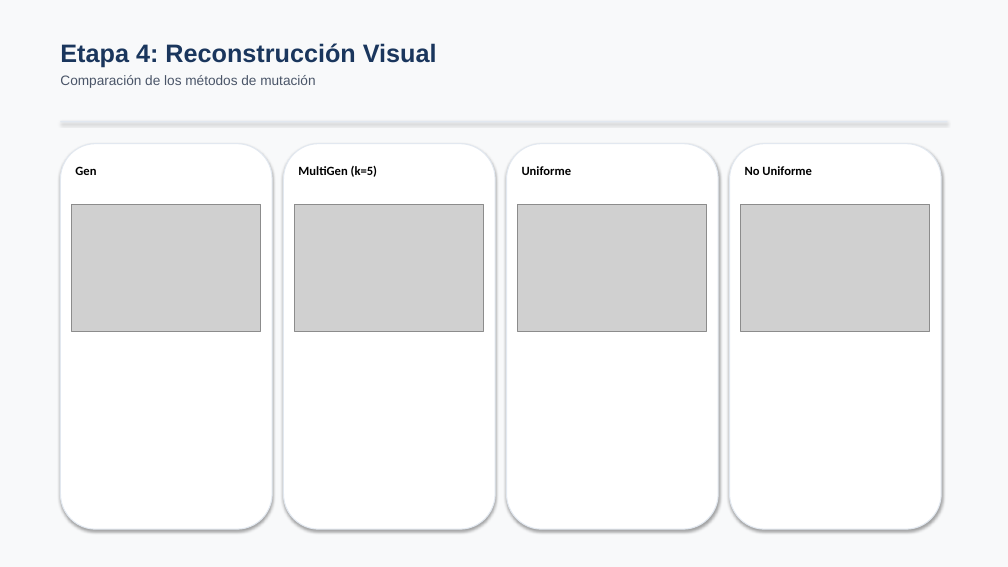
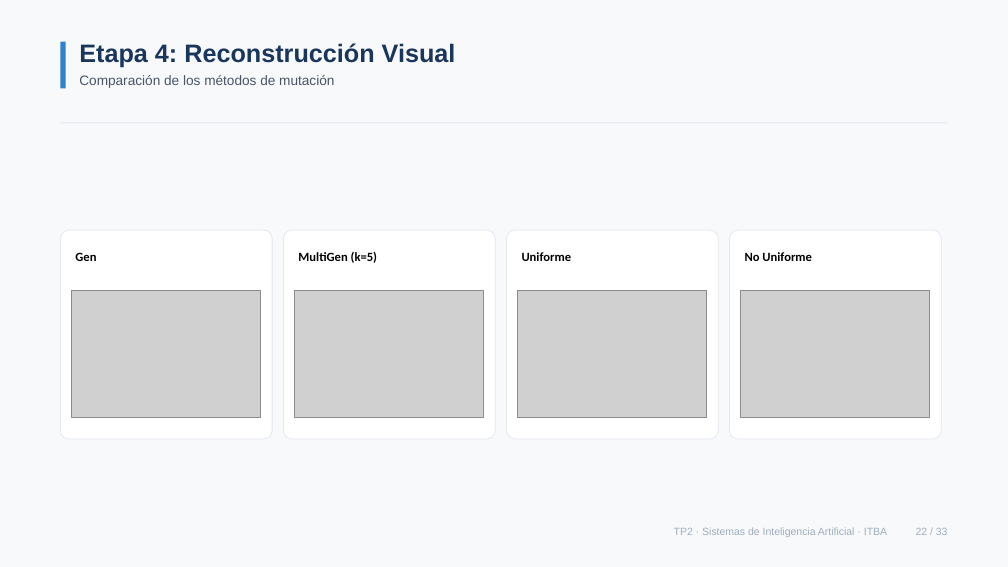
Before and after one commit to cgarros33/sia-tp2, a slide deck: slide 22 of docs/presentacion/presentacion_tp2.pptx. Drawn at 1008x567 pixels with LibreOffice and Linux fonts; fonts in the diff are those of the drawing; grey boxes stand for pictures. Boxes give left, top, right and bottom in pixels: in the first picture for what was removed or moved away, otherwise in the second. Text is boxed around its words. In the diff, an @@ line names an element or a change of style, - is before the commit and + after.

```diff
--- a/docs/presentacion/presentacion_tp2.pptx
+++ b/docs/presentacion/presentacion_tp2.pptx
@@ rectangle at [0, 0, 1008, 567]: shadow off @@
@@ rectangle added at [60, 42, 66, 88], fill #3182CE @@
@@ text "Etapa 4: Reconstrucción Visual": place and size @@
-text "Etapa 4: Reconstrucción Visual" at [60, 43, 437, 88]
+text "Etapa 4: Reconstrucción Visual" at [79, 43, 456, 88]
@@ rectangle at [60, 123, 948, 123]: shadow off @@
@@ rounded rectangle: place and size @@
-rounded rectangle at [60, 144, 272, 529]
+rounded rectangle at [60, 230, 272, 439]
@@ rounded rectangle: place and size @@
-rounded rectangle at [284, 144, 495, 529]
+rounded rectangle at [284, 230, 495, 439]
@@ rounded rectangle: place and size @@
-rounded rectangle at [507, 144, 718, 529]
+rounded rectangle at [507, 230, 718, 439]
@@ outline #E2E8F0 1 pt to #E2E8F0 0.75 pt; shadow off; proportions changed in 4 elements at [60, 230, 272, 439], [507, 230, 718, 439], [284, 230, 495, 439], [730, 230, 941, 439] @@
@@ rounded rectangle: place and size @@
-rounded rectangle at [730, 144, 941, 529]
+rounded rectangle at [730, 230, 941, 439]
@@ 4 pictures, 4 texts: place and size @@
-4 pictures, 4 texts at [72, 166, 930, 331]
+4 pictures, 4 texts at [72, 252, 930, 417]
@@ text added at [674, 527, 948, 537], 10 pt, text #A0AEC0 @@
+TP2 · Sistemas de Inteligencia Artificial · ITBA 22 / 33
```
Also in this commit, not shown: 32 other slides changed, 1 other file.
